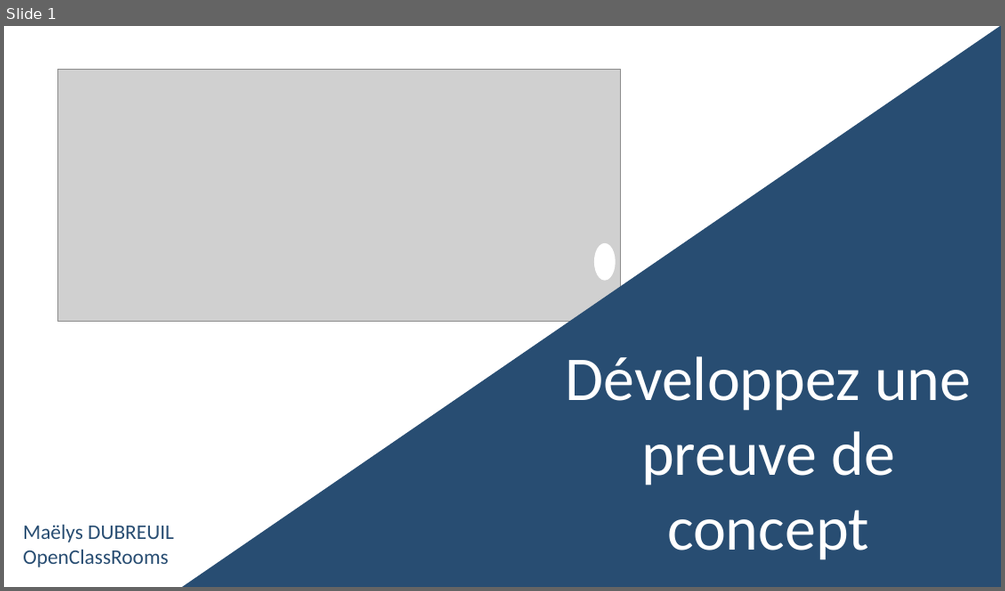
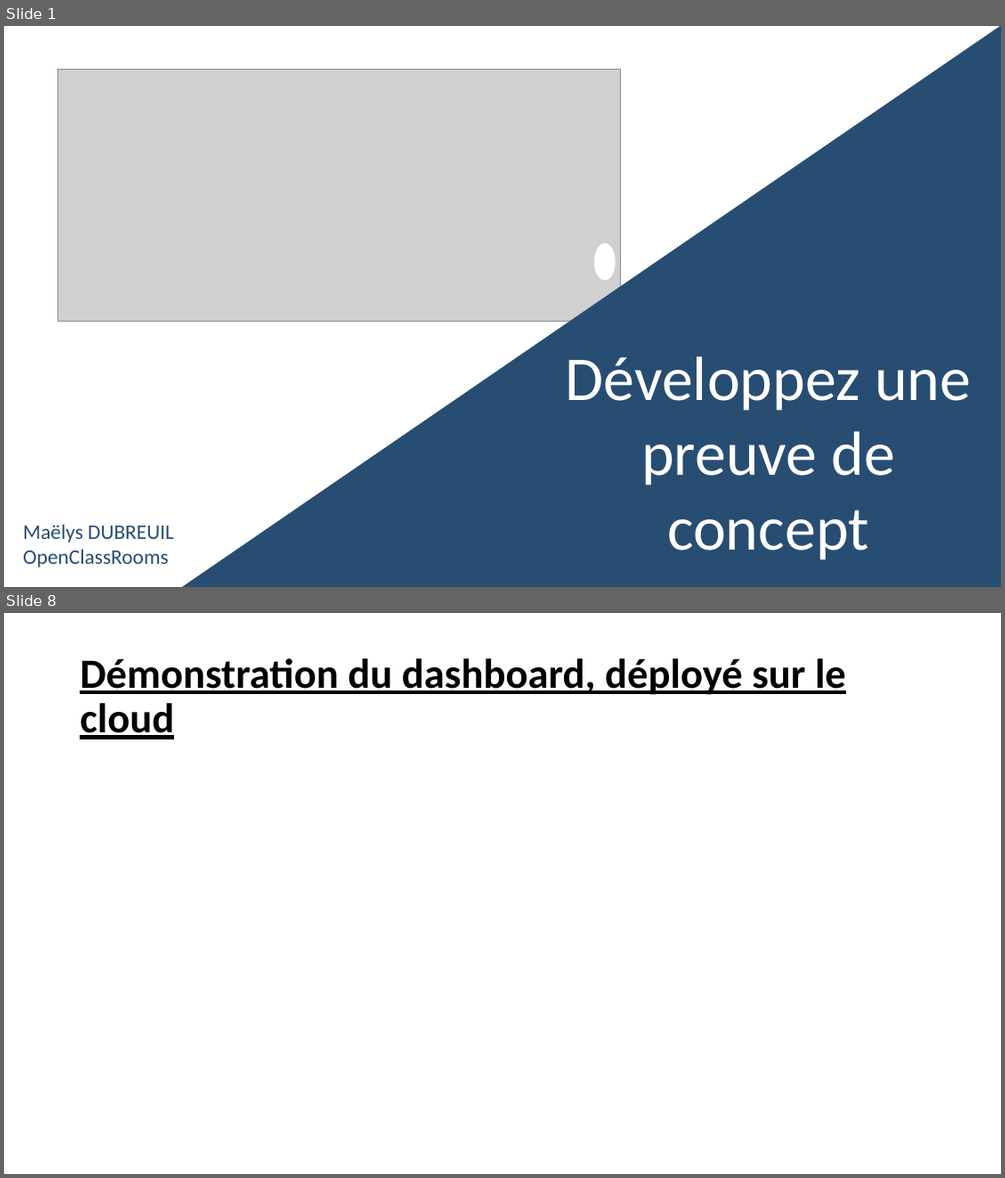
Before and after one commit to Maelys0903/PROJET7, a slide deck: Présentation.pptx. Shown one above the other, each under a label of ours: slide 1 before the commit, slides 1 and 8 after it; the slides between them are not shown. The pictures are 1005x591 and 1005x1178 pixels, drawn with LibreOffice and Linux fonts; fonts in the diff are those of the drawing; grey boxes stand for pictures. Boxes give left, top, right and bottom in pixels: in the first picture for what was removed or moved away, otherwise in the second. Text is boxed around its words. In the diff, an @@ line names an element or a change of style, - is before the commit and + after.

```diff
--- a/Présentation.pptx
+++ b/Présentation.pptx
@@ slide 8 added at (x1=4, y1=613, x2=1001, y2=1174), background #FFFFFF @@
@@ title added at (x1=80, y1=658, x2=846, y2=739), 40 pt, text #000000, bold, underline @@
+Démonstration du dashboard, déployé sur le cloud
```
Also in this commit, not shown: 6 other slides added, 1 slide removed, 1 other file.
